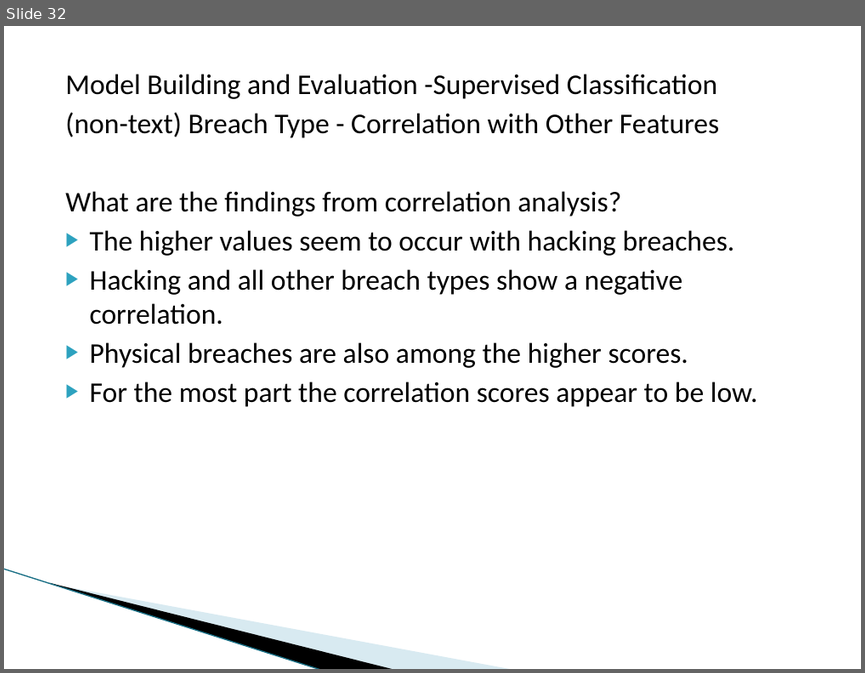
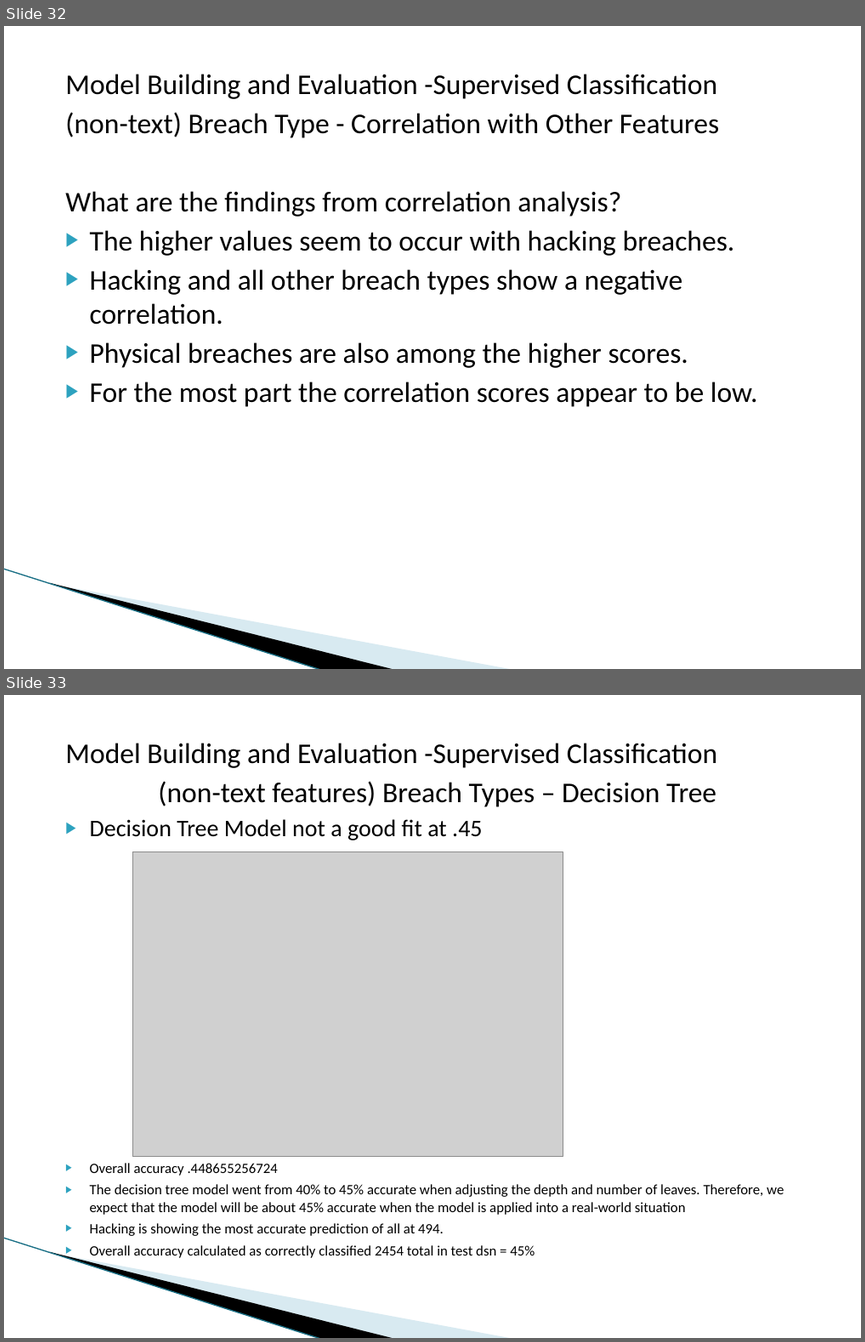
Before and after one commit to dmrod01/Capstone, a slide deck: Final Analysis - Data Capstone Project - Data Breaches.pptx. Shown one above the other, each under a label of ours: slide 32 before the commit, slides 32 and 33 after it. The pictures are 865x673 and 865x1342 pixels, drawn with LibreOffice and Linux fonts; fonts in the diff are those of the drawing; grey boxes stand for pictures; background and template pictures are left out. Boxes give left, top, right and bottom in pixels: in the first picture for what was removed or moved away, otherwise in the second. Text is boxed around its words. In the diff, an @@ line names an element or a change of style, - is before the commit and + after.

```diff
--- a/Final Analysis - Data Capstone Project - Data Breaches.pptx
+++ b/Final Analysis - Data Capstone Project - Data Breaches.pptx
@@ slide 33 added at (4,695,861,1338), background #FFFFFF; not listed: 3 template elements that a slide beside it also shows @@
@@ text added at (65,743,783,1258), 12 pt, text #000000 @@
+Model Building and Evaluation -Supervised Classification
+(non-text features) Breach Types – Decision Tree
+▶ Decision Tree Model not a good fit at .45
+▶ Overall accuracy .448655256724
+▶ The decision tree model went from 40% to 45% accurate when adjusting the depth and number of leaves. Therefore, we expect that the model will be about 45% accurate when the model is applied into a real-world situation
+▶ Hacking is showing the most accurate prediction of all at 494.
+▶ Overall accuracy calculated as correctly classified 2454 total in test dsn = 45%
@@ picture added at (132,851,562,1156) @@
```
Also in this commit, not shown: 3 slides changed, 9 other slides added.
